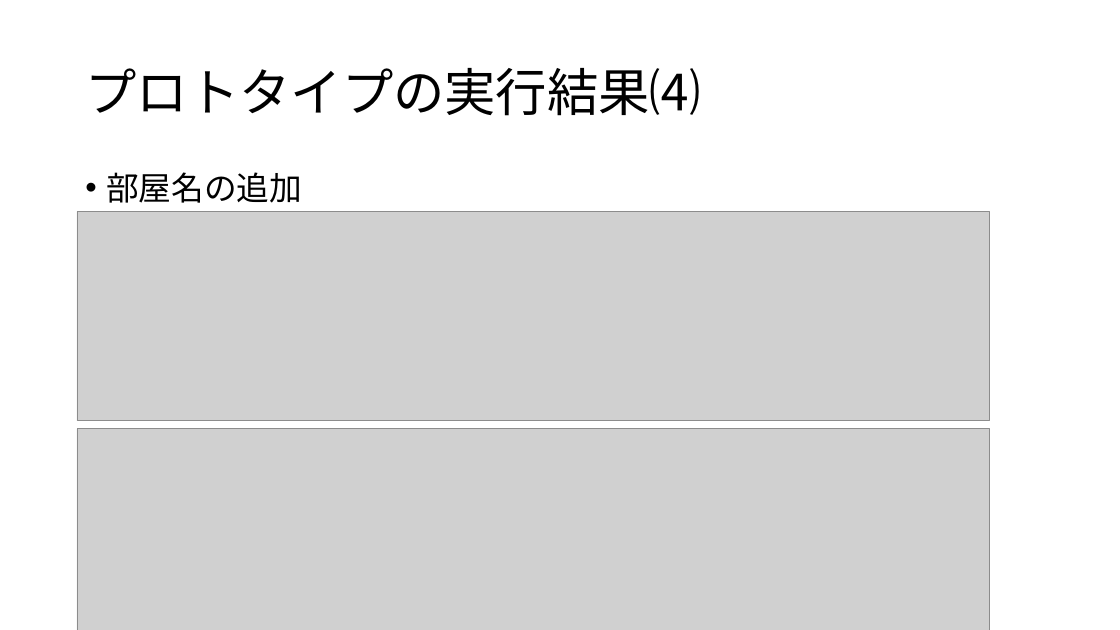
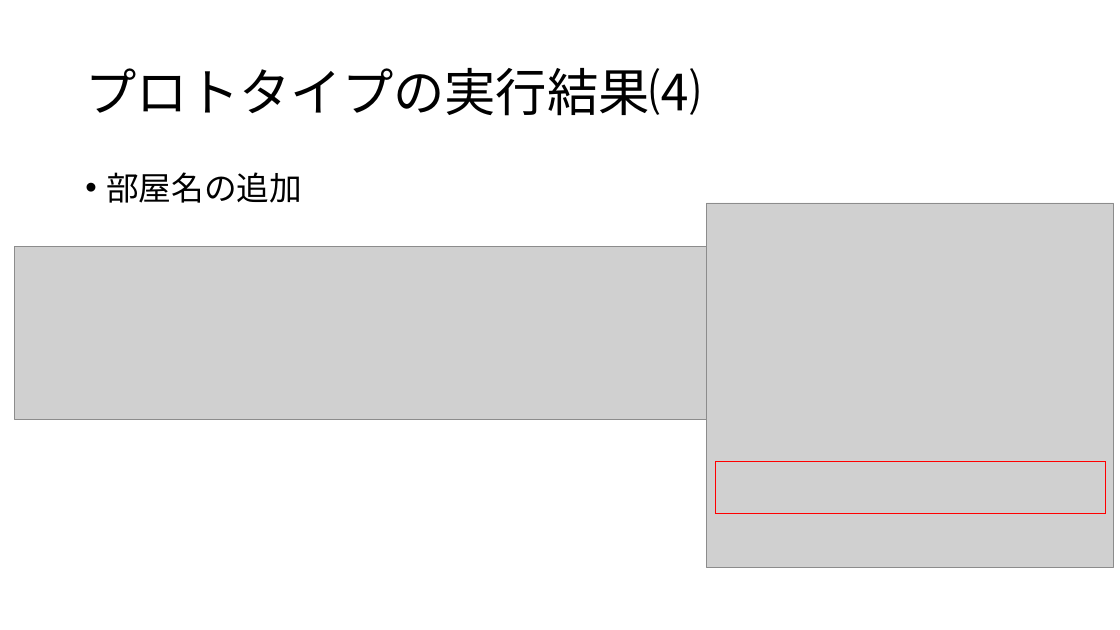
Before and after one commit to HYuta730/study, a slide deck: slide 14 of 発表資料_218K6078_檜山祐太.pptx. Drawn at 1120x630 pixels with LibreOffice and Linux fonts; fonts in the diff are those of the drawing; grey boxes stand for pictures. Boxes give left, top, right and bottom in pixels: in the first picture for what was removed or moved away, otherwise in the second. Text is boxed around its words. In the diff, an @@ line names an element or a change of style, - is before the commit and + after.

```diff
--- a/発表資料_218K6078_檜山祐太.pptx
+++ b/発表資料_218K6078_檜山祐太.pptx
@@ picture added at (x1=707, y1=203, x2=1114, y2=568) @@
@@ picture resized from (x1=77, y1=212, x2=990, y2=421) to (x1=14, y1=246, x2=706, y2=419) @@
@@ picture removed at (x1=77, y1=429, x2=990, y2=630) @@
@@ rectangle added at (x1=716, y1=461, x2=1106, y2=513), outline #FF0000 1 pt @@
```
Also in this commit, not shown: 8 other slides changed.
